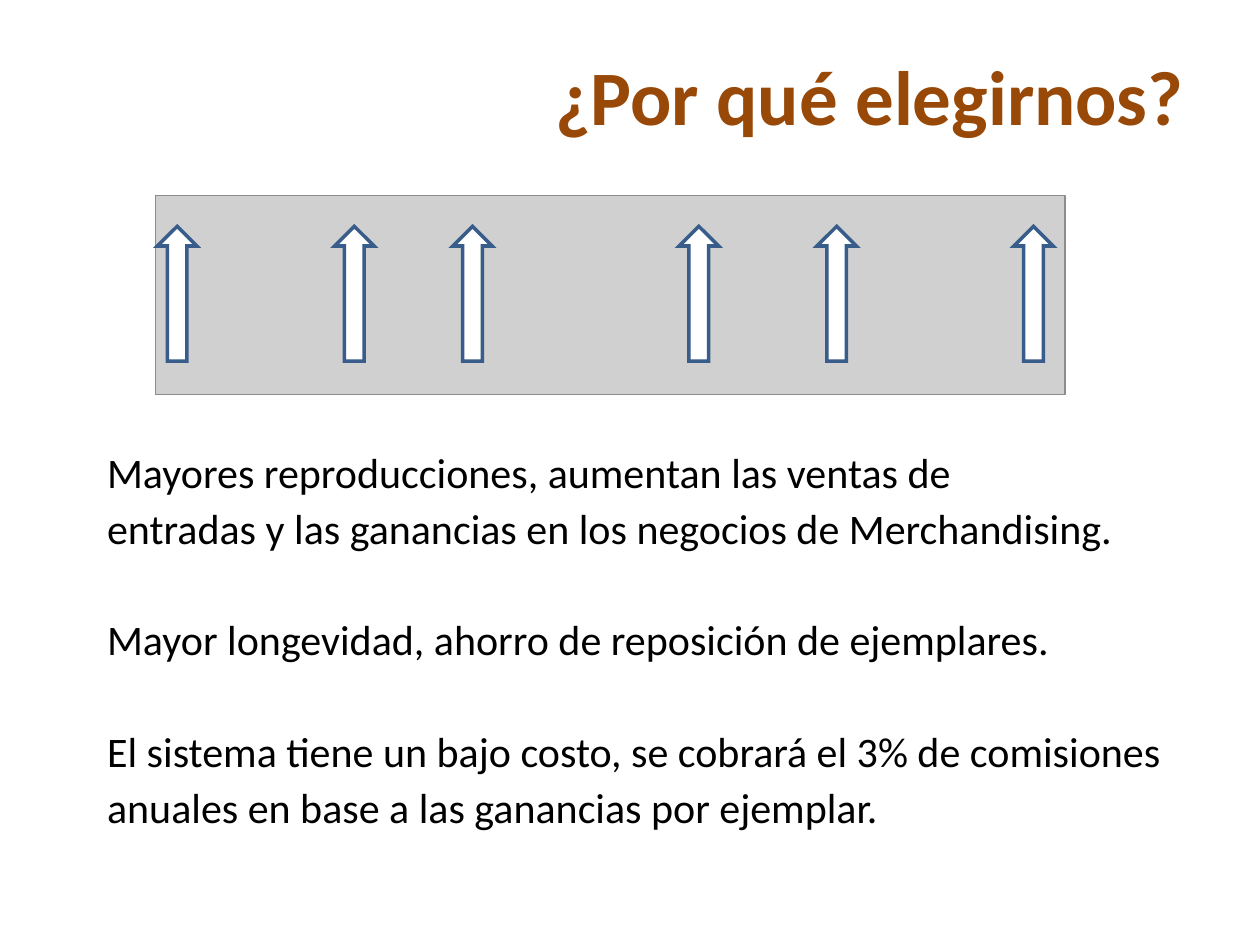
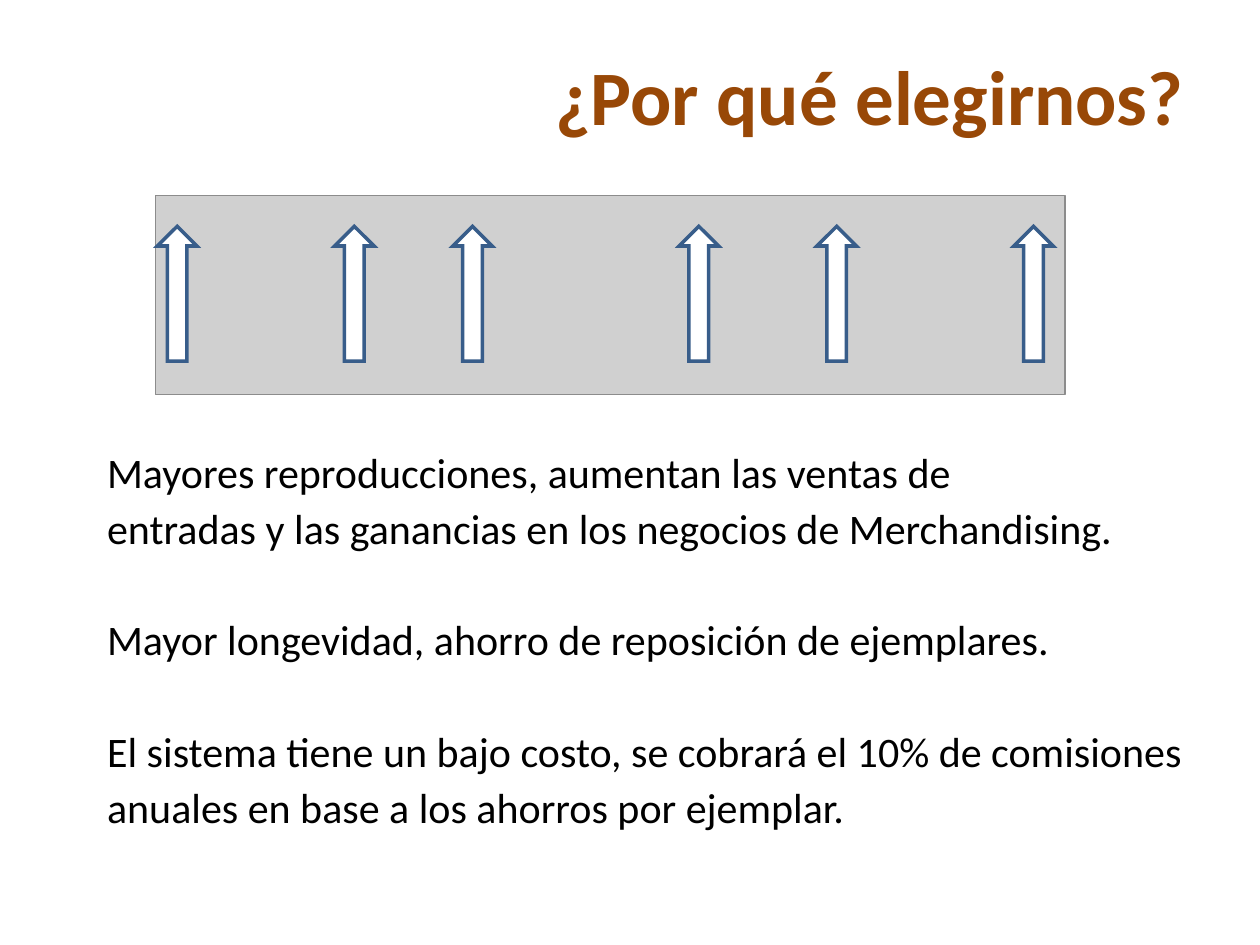
Before and after one commit to skiel85/taller-desarrollo-proyectos-i, a slide deck: slide 22 of Presentaciones/Demo Gerencial.ppt. Drawn at 1260x945 pixels with LibreOffice and Linux fonts; fonts in the diff are those of the drawing; grey boxes stand for pictures; background and template pictures are left out. Boxes give left, top, right and bottom in pixels: in the first picture for what was removed or moved away, otherwise in the second. Text is boxed around its words. In the diff, an @@ line names an element or a change of style, - is before the commit and + after.

```diff
--- a/Presentaciones/Demo Gerencial.ppt
+++ b/Presentaciones/Demo Gerencial.ppt
@@ text at bbox=[107, 737, 1181, 831]: text changed @@
-El sistema tiene un bajo costo, se cobrará el 3% de comisiones
-anuales en base a las ganancias por ejemplar.
+El sistema tiene un bajo costo, se cobrará el 10% de comisiones
+anuales en base a los ahorros por ejemplar.
```
Also in this commit, not shown: 1 slide added.
